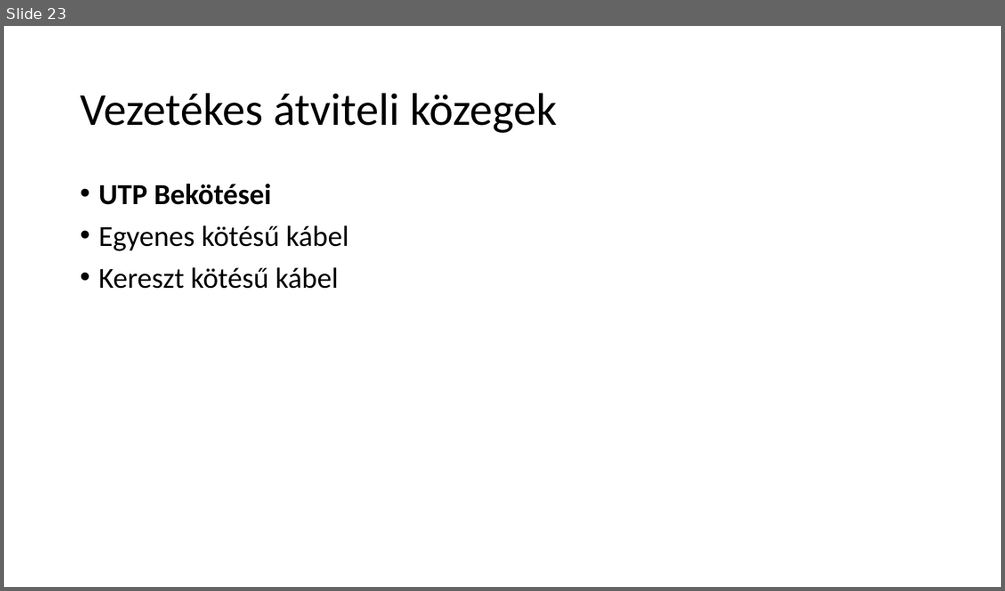
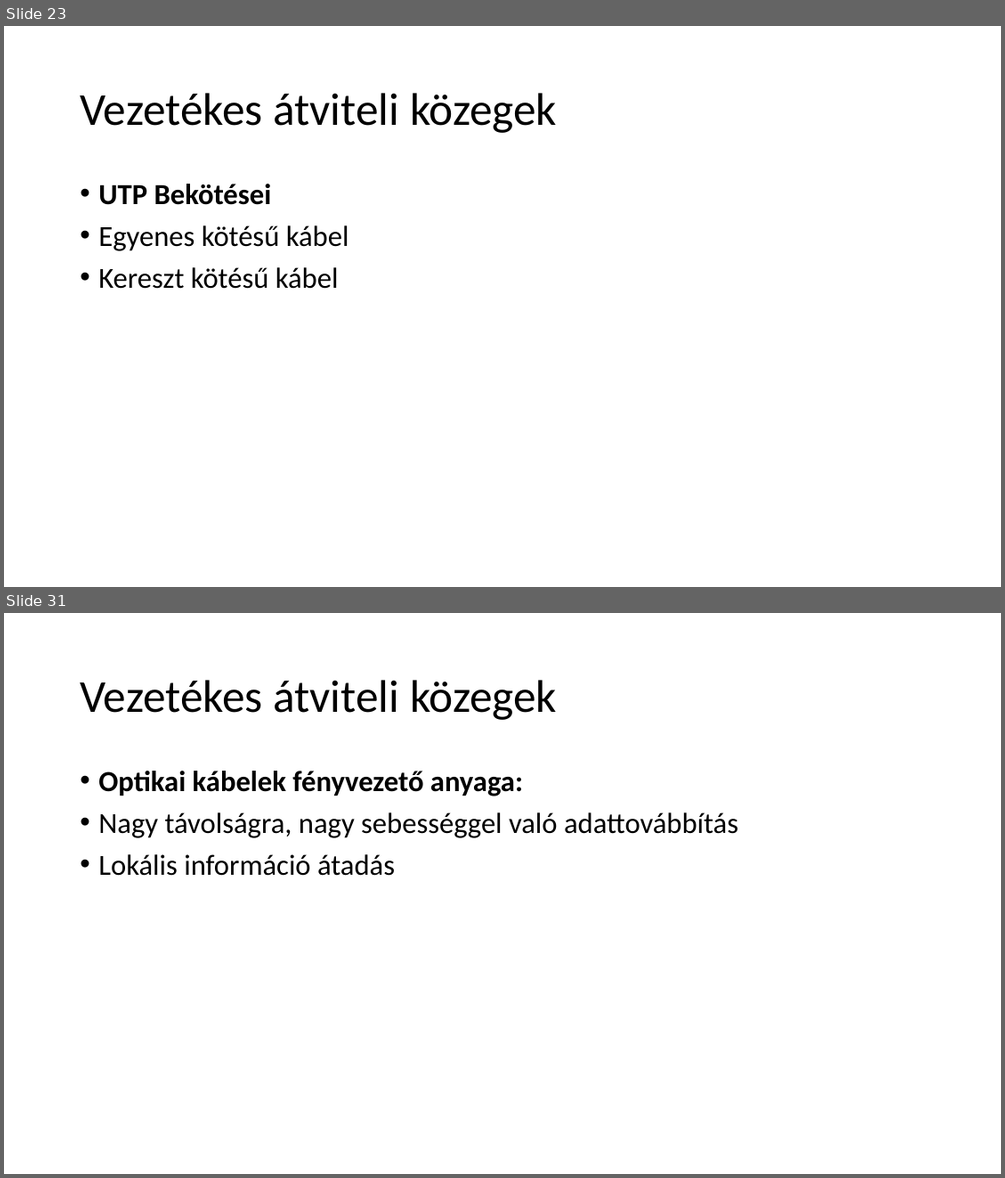
Before and after one commit to gutibalintka/Iktproll2, a slide deck: Vezeték, vezeték nélküli átviteli közegek.pptx. Shown one above the other, each under a label of ours: slide 23 before the commit, slides 23 and 31 after it; the slides between them are not shown. The pictures are 1005x591 and 1005x1178 pixels, drawn with LibreOffice and Linux fonts; fonts in the diff are those of the drawing. Boxes give left, top, right and bottom in pixels: in the first picture for what was removed or moved away, otherwise in the second. Text is boxed around its words. In the diff, an @@ line names an element or a change of style, - is before the commit and + after.

```diff
--- a/Vezeték, vezeték nélküli átviteli közegek.pptx
+++ b/Vezeték, vezeték nélküli átviteli közegek.pptx
@@ slide 31 added at box(4, 613, 1001, 1174), background #FFFFFF @@
@@ title added at box(80, 680, 557, 720), 44 pt, text #000000 @@
+Vezetékes átviteli közegek
@@ text added at box(98, 771, 738, 876), 28 pt, text #000000 @@
+• Optikai kábelek fényvezető anyaga:
+• Nagy távolságra, nagy sebességgel való adattovábbítás
+• Lokális információ átadás
```
Also in this commit, not shown: 9 other slides added.
